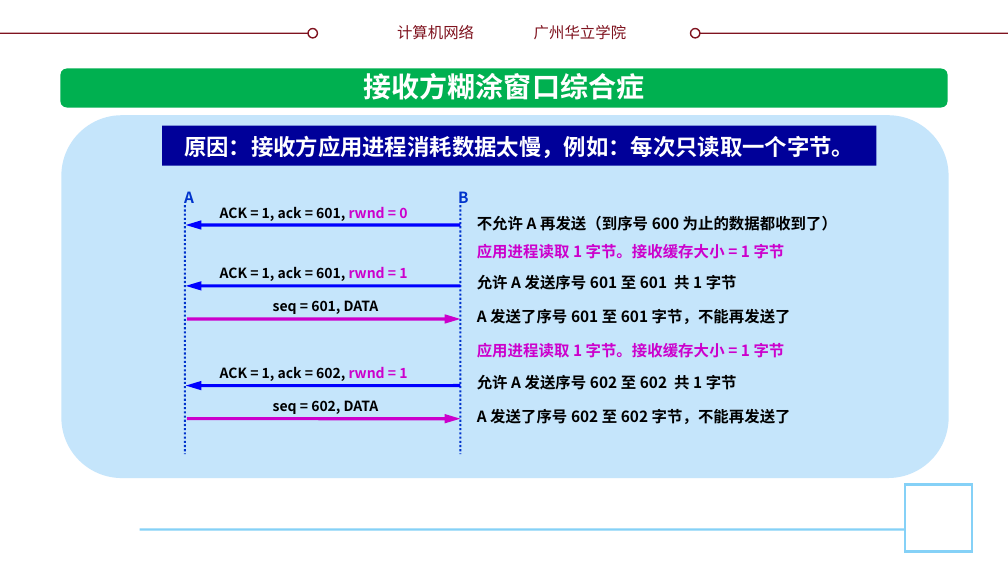
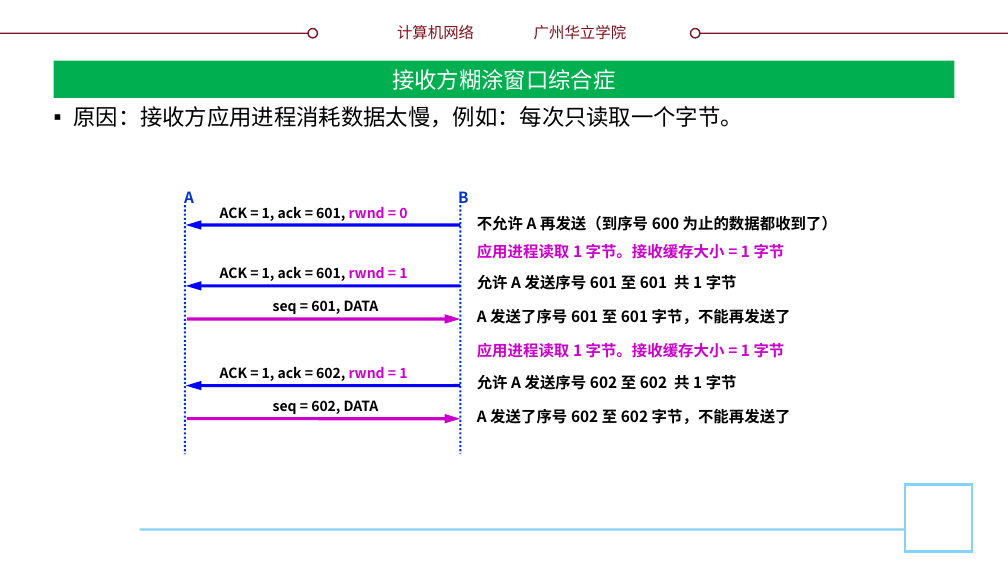
Before and after one commit to glplaman/glplaman.github.io, a slide deck: slide 128 of network/ppt/chap5.pptx. Drawn at 1008x567 pixels with LibreOffice and Linux fonts; fonts in the diff are those of the drawing; background and template pictures are left out. Boxes give left, top, right and bottom in pixels: in the first picture for what was removed or moved away, otherwise in the second. Text is boxed around its words. In the diff, an @@ line names an element or a change of style, - is before the commit and + after.

```diff
--- a/network/ppt/chap5.pptx
+++ b/network/ppt/chap5.pptx
@@ title "接收方糊涂窗口综合症": place and size @@
-title "接收方糊涂窗口综合症" at box(364, 73, 644, 100)
+title "接收方糊涂窗口综合症" at box(53, 60, 955, 98)
@@ title "接收方糊涂窗口综合症" at box(53, 60, 955, 98): size 20 to 16 pt, font Noto Sans CJK SC to Montserrat, bold off; vertical alignment top to middle; fill none to #00B050 @@
@@ rounded rectangle removed at box(60, 69, 948, 108) @@
@@ text "原因：接收方应用进程消耗数据太慢，例如：每次只读取一个字节。": place and size @@
-text "原因：接收方应用进程消耗数据太慢，例如：每次只读取一个字节。" at box(162, 126, 877, 166)
+text "原因：接收方应用进程消耗数据太慢，例如：每次只读取一个字节。" at box(73, 106, 743, 128)
@@ text "原因：接收方应用进程消耗数据太慢，例如：每次只读取一个字节。" at box(73, 106, 743, 128): font Noto Sans CJK SC to Montserrat, text colour #FFFFFF to #000000, bold off; alignment centre to justified; bullet none to ▪; line spacing 1.1 to 1; more space between paragraphs; fill #000099 to none @@
@@ rounded rectangle removed at box(61, 115, 949, 478) @@
```
Also in this commit, not shown: 11 other slides changed, 3 other files.
